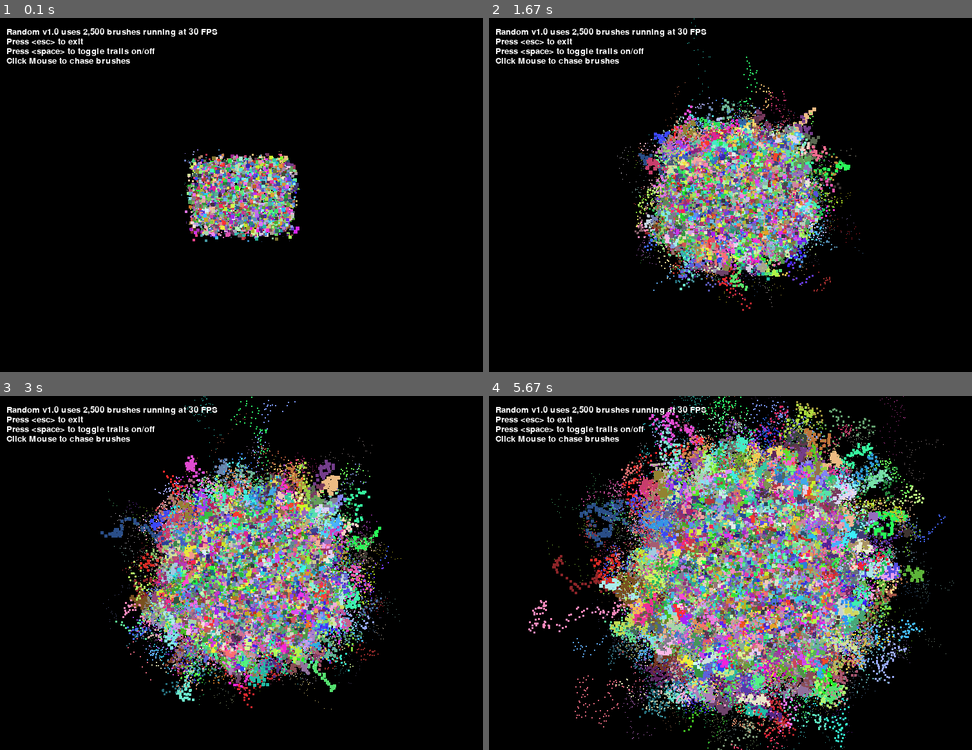
Above: before the commit, frames 1-4 (two rows, left to right).
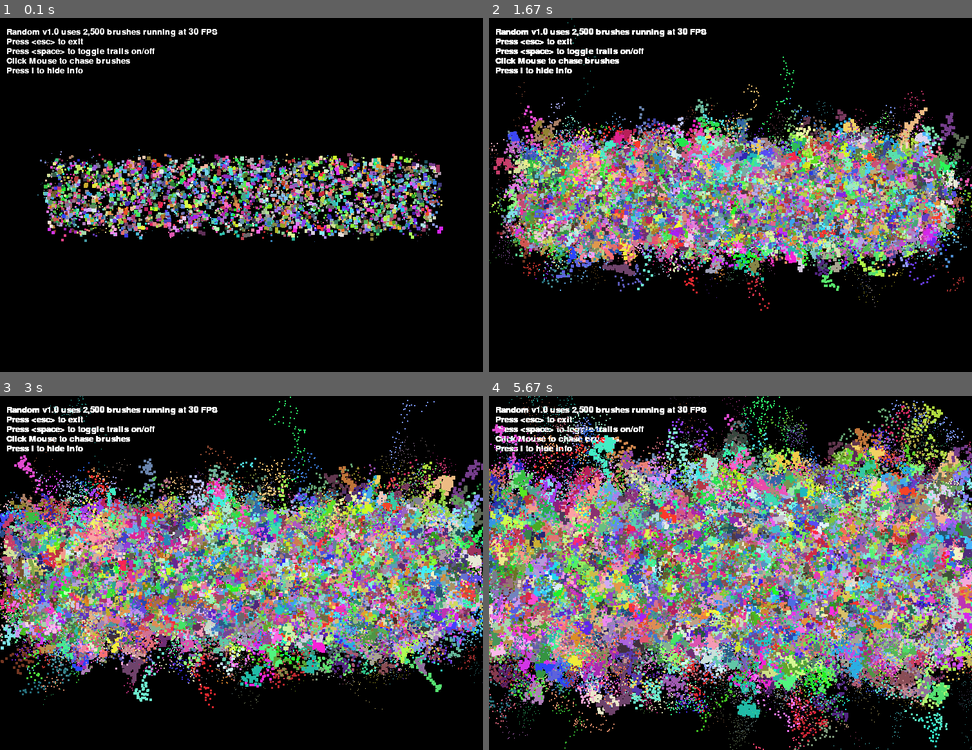
Above: after the commit, the same moments.

Repository: BetMadZac73/PYGAME
Game: pygame game, started from random_draw.py
Two runs of this game, one before a commit and one after it. Both use one fixed random seed, a clock stepped at 60 frames per second and the inputs below.
Inputs (mouse positions are in pixels of both pictures, inside the frame that each line leads up to):
- Up to frame 1 (0.1 s): no input
- Up to frame 2 (1.67 s): tap I at 0.33 s; click (580, 141) at 0.72 s; click (909, 318) at 1.05 s; click (614, 124) at 1.38 s
- Up to frame 3 (3 s): click (241, 615) at 1.72 s; click (173, 498) at 2.05 s; click (410, 665) at 2.38 s; click (82, 608) at 2.72 s
- Up to frame 4 (5.67 s): click (590, 505) at 3.05 s; click (614, 633) at 3.38 s; click (904, 654) at 3.72 s; click (585, 703) at 4.05 s; click (580, 594) at 4.38 s; move the mouse to (899, 569) at 4.7 s; move the mouse to (638, 488) at 5.2 s; move the mouse to (701, 466) at 5.53 s

The runs differ from the first frame. In frame 1, 14% of the frame differs, in the area x 1-92%, y 2-64%; in frame 2, 37%; in frame 3, 52%; in frame 4, 72%, in the area x 0-100%, y 0-100%.

Commit message:
Update random_draw.py
Add the Info toggle option

Diff:
--- a/random_draw.py
+++ b/random_draw.py
@@ -24,7 +24,7 @@
 class Brush():
     # Create the Brush Class, they are going to be little squares
     def __init__(self):
-        self.x = random.randint(WIDTH * 0.4//1, WIDTH * 0.6//1)     # we use // to make sure it is an Integer
+        self.x = random.randint(WIDTH * 0.1//1, WIDTH * 0.9//1)     # we use // to make sure it is an Integer
         self.y = random.randint(HEIGHT * 0.4//1, HEIGHT * 0.6//1)   # use // to get integer
         self.size = random.randint(1,6)                             # give a random size
         self.R = random.randint(30,255)                             # random colors
@@ -58,6 +58,7 @@
     key_cool = 0                    # the key hit happens too fast, so we use this to cool down after a key hit
     main_font = pygame.font.SysFont("comicsans", 20)    # Set a Font
     WIN = pygame.display.set_mode((pygame.display.get_window_size()),flags)
+    inf = True                      # display info ?
 
 
     for i in range(2500):           # We are going to create this many indiviudal brushes
@@ -65,12 +66,7 @@
         brushes.append(brush)       # add it to the array so we can iterate them all
 
     # We are going to tell them how to control this program
-    info = [f"Random v1.0 uses 2,500 brushes running at {FPS} FPS", "Press <esc> to exit", "Press <space> to toggle trails on/off", "Click Mouse to chase brushes"]
-    n = 0
-    for line in info:
-        n += 1
-        info_label = main_font.render(line,1,(255,255,255))
-        WIN.blit(info_label, (10 , n * 15))
+    info = [f"Random v1.0 uses 2,500 brushes running at {FPS} FPS", "Press <esc> to exit", "Press <space> to toggle trails on/off", "Click Mouse to chase brushes", "Press I to hide info"]
 
     def redraw_window():
         (WIDTH, HEIGHT) = pygame.display.get_window_size()      # check the size and use it when calling move
@@ -81,6 +77,15 @@
         for brush in brushes:
             brush.move(posx,posy,clicked, WIDTH, HEIGHT)
             brush.draw(WIN)
+        # display info
+        if inf:
+            n = 0
+            for line in info:
+                n += 1
+                info_label = main_font.render(line,1,(255,255,255))
+                WIN.blit(info_label, (10 , n * 15))
+
+
         # update that display
         pygame.display.update()
 
@@ -113,6 +118,9 @@
             if keys[pygame.K_SPACE] and key_cool == 0:  # Space Bar enables us to turn trails on and off
                 trails_on = not trails_on
                 key_cool = 3                # set the counter so we detect only one key press
+            if keys[pygame.K_i] and key_cool == 0:   # I key toggles the info
+                inf = not inf
+                key_cool = 3
 
             if key_cool > 0: key_cool -= 1  # decrement the cool down counter
 
